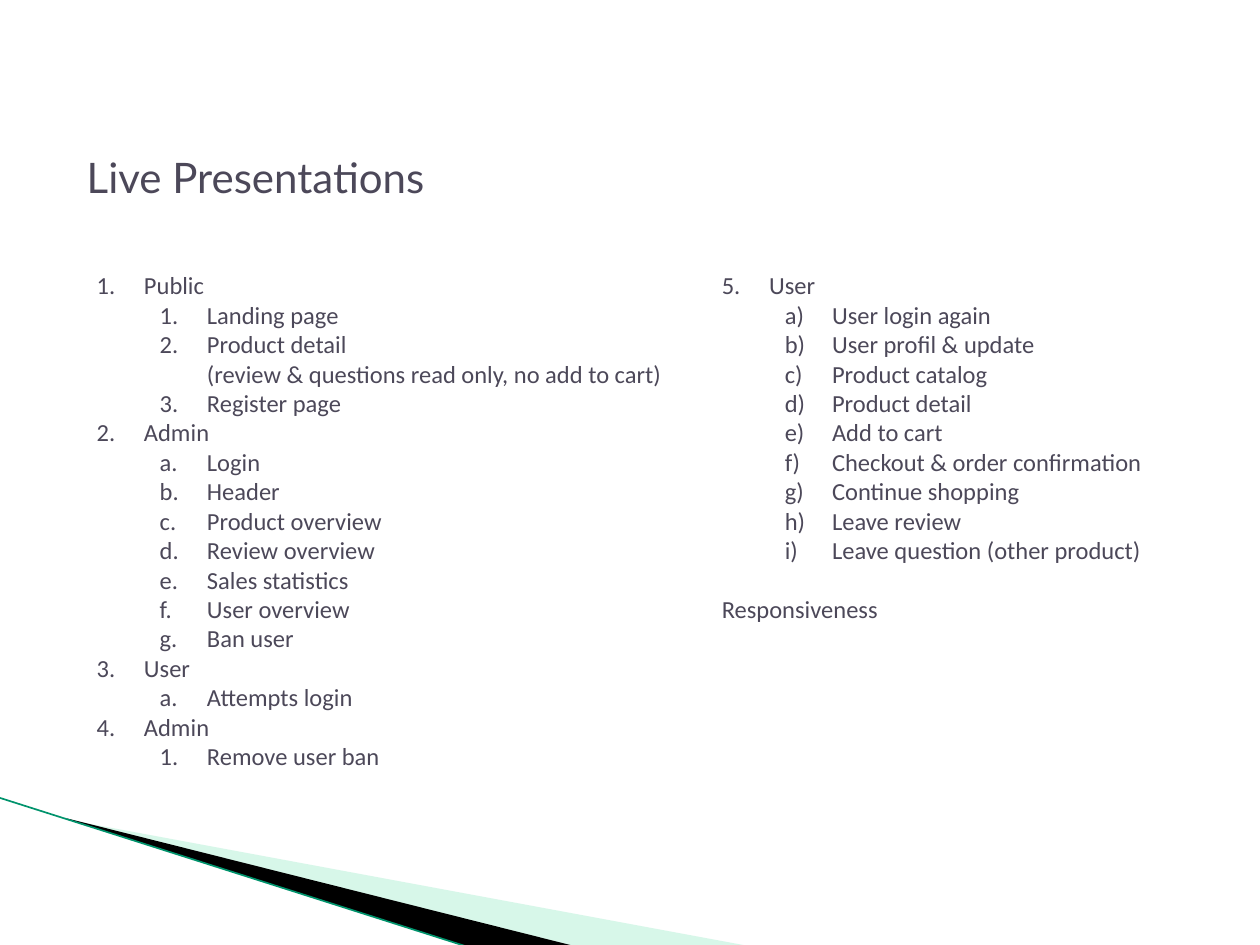
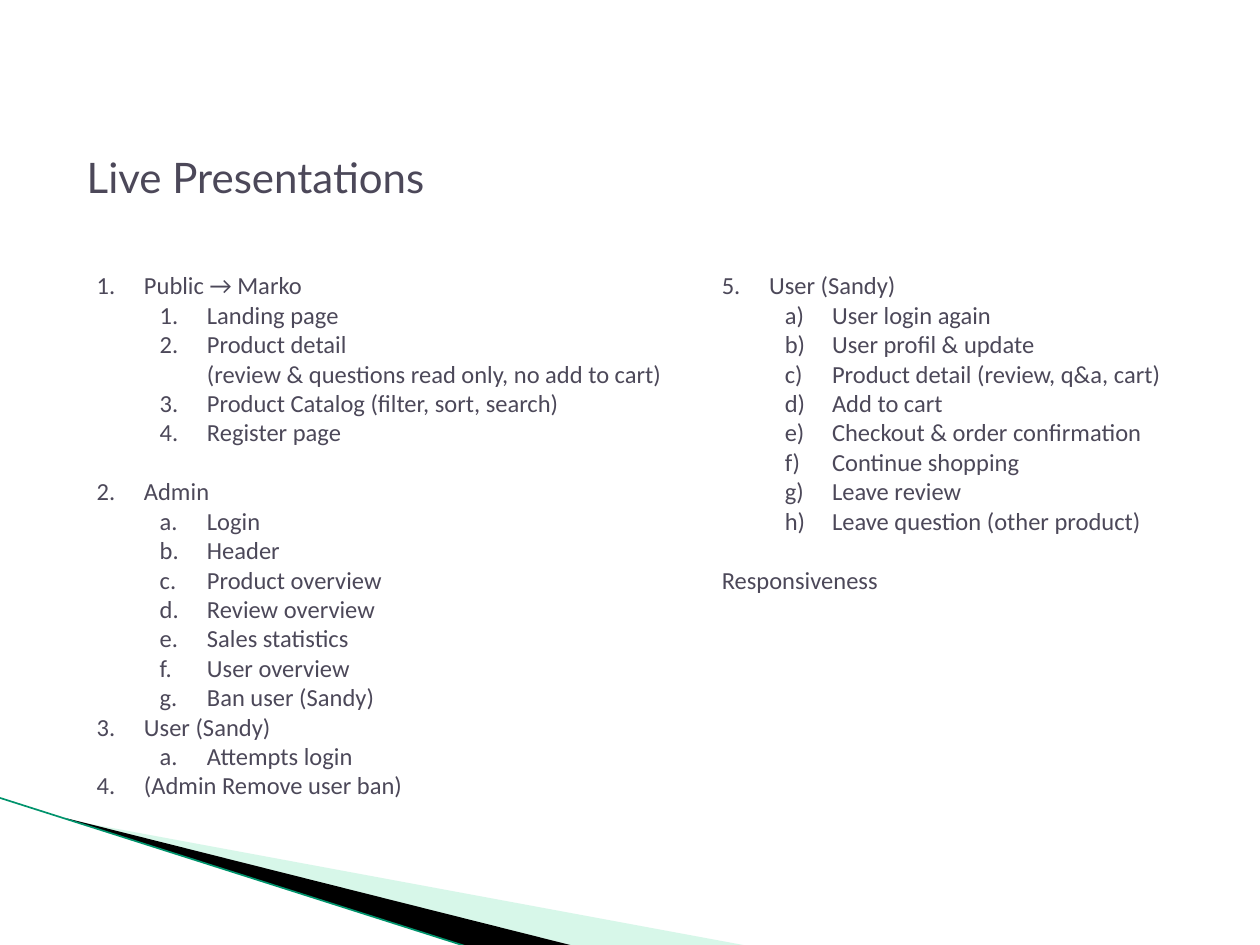
Before and after one commit to RichardAlmer/FullStack-Project, a slide deck: slide 13 of Presentation/Team-5_Project-Presentation.pptx. Drawn at 1260x945 pixels with LibreOffice and Linux fonts; fonts in the diff are those of the drawing; background and template pictures are left out. Boxes give left, top, right and bottom in pixels: in the first picture for what was removed or moved away, otherwise in the second. Text is boxed around its words. In the diff, an @@ line names an element or a change of style, - is before the commit and + after.

```diff
--- a/Presentation/Team-5_Project-Presentation.pptx
+++ b/Presentation/Team-5_Project-Presentation.pptx
@@ text at (144,277,302,294): text changed @@
-1. Public
+1. Public → Marko
@@ text at (769,276,896,298): text changed @@
-5. User
+5. User (Sandy)
@@ text at (832,365,1160,387): text changed @@
-  c) Product catalog
-  d) Product detail
+  c) Product detail (review, q&a, cart)
@@ text at (207,394,558,416): paragraph added @@
+  3. Product Catalog (filter, sort, search)
@@ text at (144,688,374,740): text changed @@
-  g. Ban user
-3. User
+  g. Ban user (Sandy)
+3. User (Sandy)
@@ text at (144,776,402,797): text changed @@
-4. Admin
-  1. Remove user ban
+4. (Admin Remove user ban)
```
Also in this commit, not shown: 1 other slide changed.
